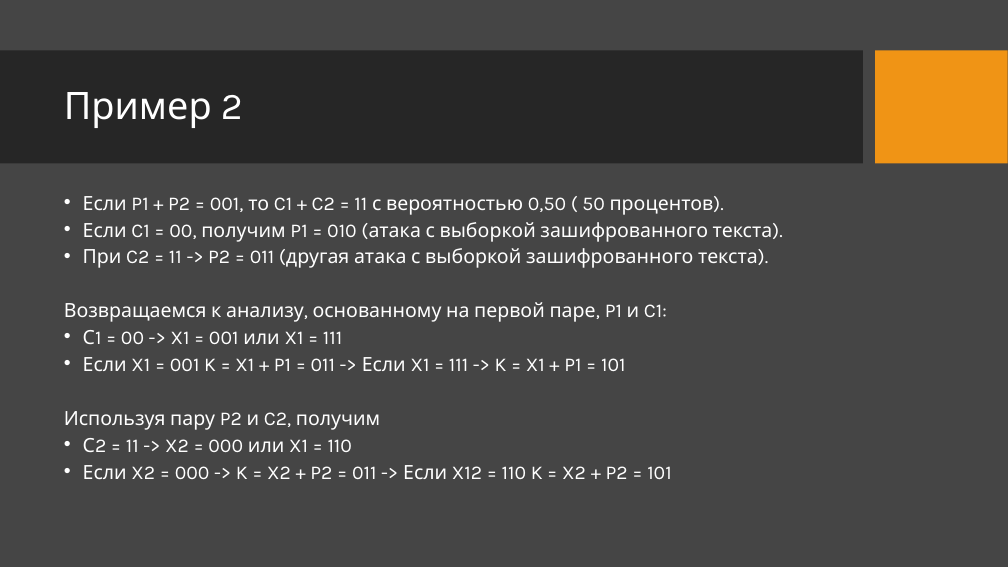
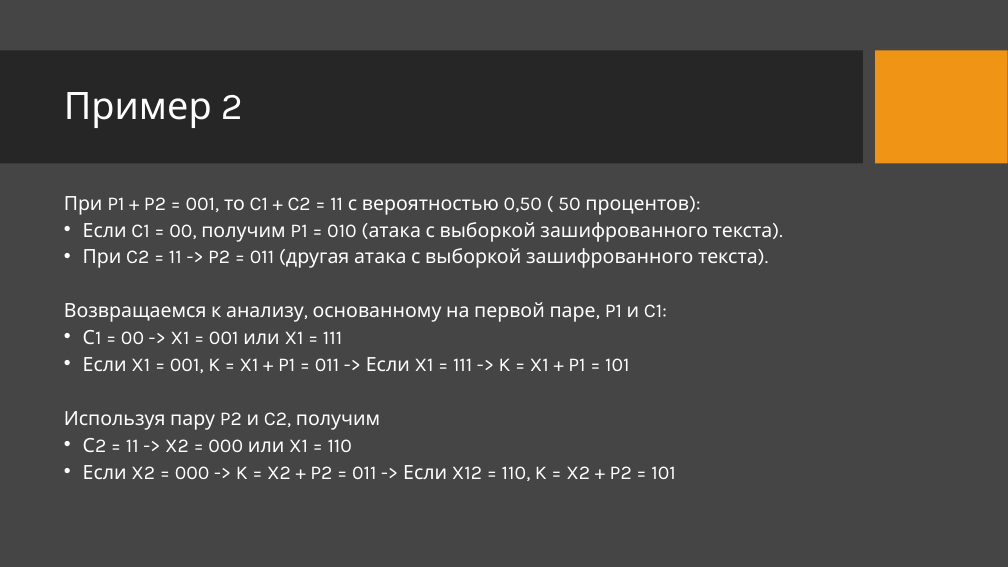
Before and after one commit to VladimirSolodilov/Programming, a slide deck: slide 8 of Дифференциальный криптоанализ.pptx. Drawn at 1008x567 pixels with LibreOffice and Linux fonts; fonts in the diff are those of the drawing; background and template pictures are left out. Boxes give left, top, right and bottom in pixels: in the first picture for what was removed or moved away, otherwise in the second. Text is boxed around its words. In the diff, an @@ line names an element or a change of style, - is before the commit and + after.

```diff
--- a/Дифференциальный криптоанализ.pptx
+++ b/Дифференциальный криптоанализ.pptx
@@ text at [64,196,689,215]: text changed @@
-• Если P1 + P2 = 001, то C1 + C2 = 11 с вероятностью 0,50 ( 50 процентов).
+При P1 + P2 = 001, то C1 + C2 = 11 с вероятностью 0,50 ( 50 процентов):
@@ text at [83,357,629,373]: text changed @@
-• Если X1 = 001 K = X1 + P1 = 011 -> Если X1 = 111 -> K = X1 + P1 = 101
+• Если X1 = 001, K = X1 + P1 = 011 -> Если X1 = 111 -> K = X1 + P1 = 101
@@ text at [83,465,675,481]: text changed @@
-• Если X2 = 000 -> K = X2 + P2 = 011 -> Если X12 = 110 K = X2 + P2 = 101
+• Если X2 = 000 -> K = X2 + P2 = 011 -> Если X12 = 110, K = X2 + P2 = 101
```
Also in this commit, not shown: 2 other slides changed.
